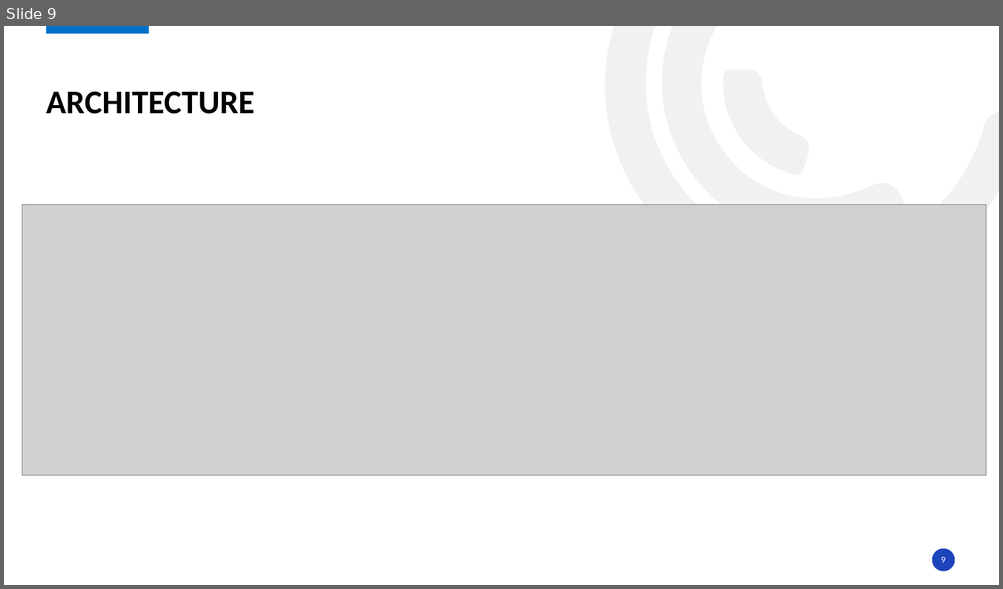
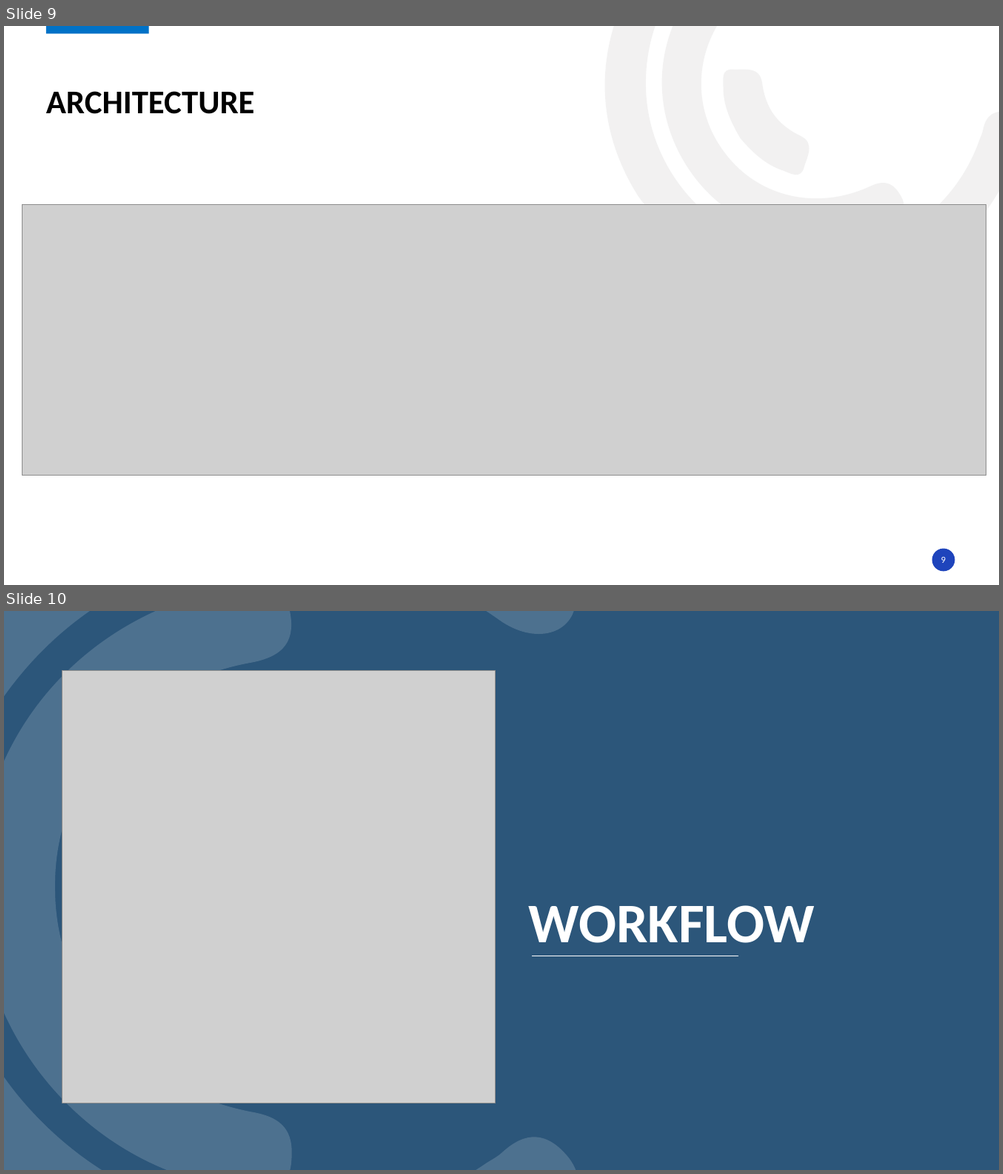
Before and after one commit to Osama-Atwa/Hawkeye, a slide deck: HawkEye.pptx. Shown one above the other, each under a label of ours: slide 9 before the commit, slides 9 and 10 after it. The pictures are 1003x589 and 1003x1174 pixels, drawn with LibreOffice and Linux fonts; fonts in the diff are those of the drawing; grey boxes stand for pictures; background and template pictures are left out. Boxes give left, top, right and bottom in pixels: in the first picture for what was removed or moved away, otherwise in the second. Text is boxed around its words. In the diff, an @@ line names an element or a change of style, - is before the commit and + after.

```diff
--- a/HawkEye.pptx
+++ b/HawkEye.pptx
@@ slide 10 added at <box>4,611,999,1170</box>, background #FFFFFF @@
@@ rectangle added at <box>4,611,999,1170</box>, fill #2C567A @@
@@ freeform shape added at <box>4,611,590,1170</box>, fill #FFFFFF at 16% opacity @@
@@ freeform shape added at <box>4,611,296,1170</box>, fill #FFFFFF at 16% opacity @@
@@ picture added at <box>62,671,495,1103</box> @@
@@ title added at <box>529,906,814,943</box>, 54 pt, text #FFFFFF, bold @@
+WORKFLOW
@@ line added from (532, 957) to (738, 957), #FFFFFF 0.5 pt @@
```
Also in this commit, not shown: 3 slides changed, 1 other file.
